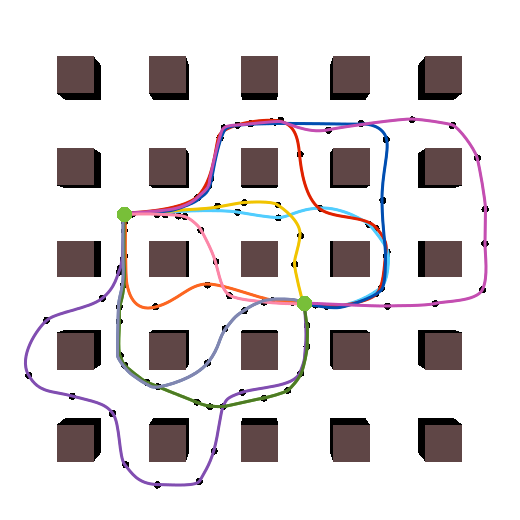
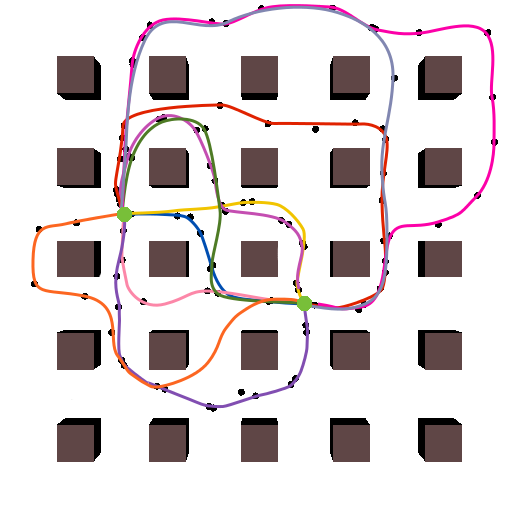
Before/after of a (520, 520) layered artwork. What changed in the layer stack:
painted on "Paths" over [left=23, top=4, right=496, bottom=487]
added layer "Nodes" above "Environment" over [left=31, top=4, right=498, bottom=412]
painted on "Environment" over [left=23, top=4, right=498, bottom=489]
